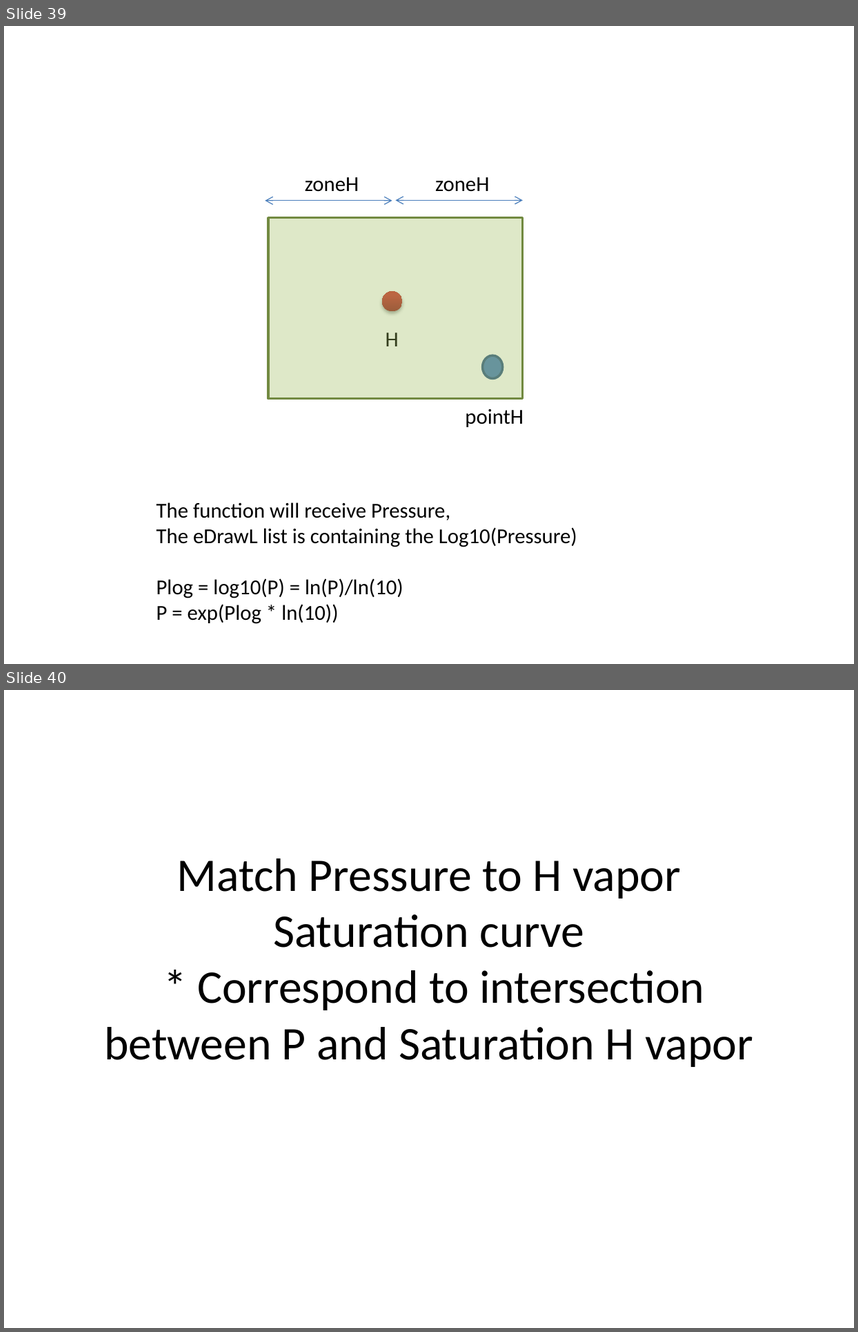
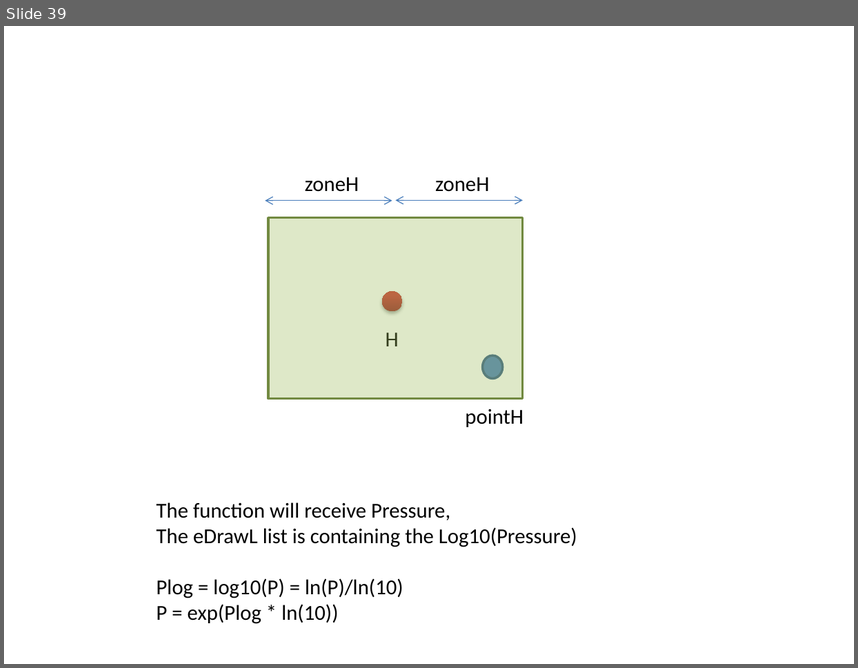
Before and after one commit to ckl67/PAC-Tool, a slide deck: blob/img/Maxima/conversion.pptx. Shown one above the other, each under a label of ours: slides 39 and 40 before the commit, slide 39 after it. The pictures are 858x1332 and 858x668 pixels, drawn with LibreOffice and Linux fonts; fonts in the diff are those of the drawing. Boxes give left, top, right and bottom in pixels: in the first picture for what was removed or moved away, otherwise in the second. Text is boxed around its words. In the diff, an @@ line names an element or a change of style, - is before the commit and + after.

```diff
--- a/blob/img/Maxima/conversion.pptx
+++ b/blob/img/Maxima/conversion.pptx
@@ slide 40 removed at [4, 690, 854, 1328], background #FFFFFF @@
@@ title removed at [104, 858, 753, 1067] @@
-Match Pressure to H vapor Saturation curve
-* Correspond to intersection between P and Saturation H vapor
```
Also in this commit, not shown: 3 other slides removed, 13 other files.
